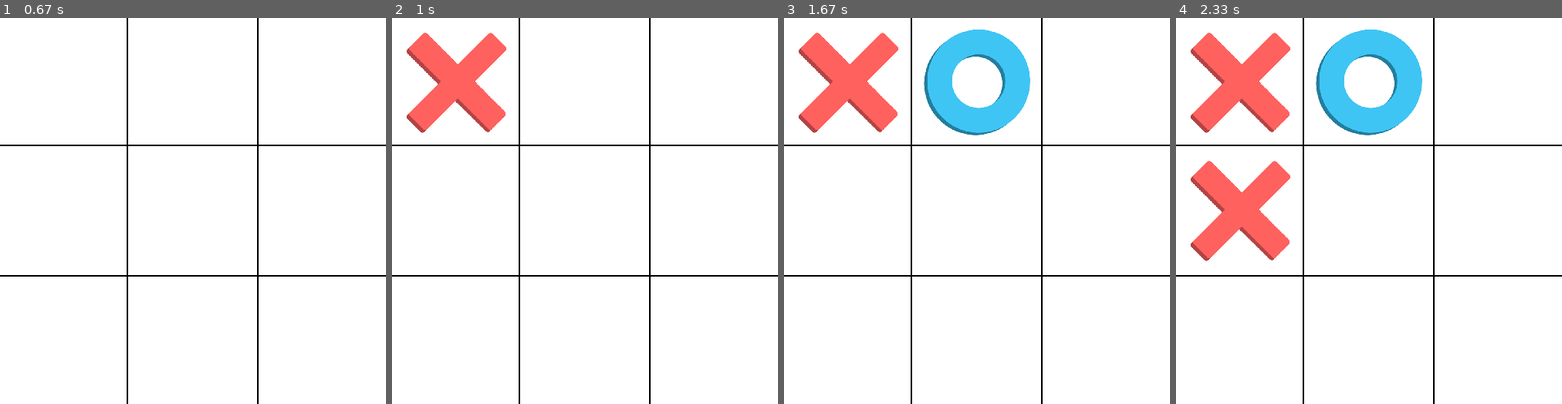
Above: before the commit, frames 1-4 (left to right).
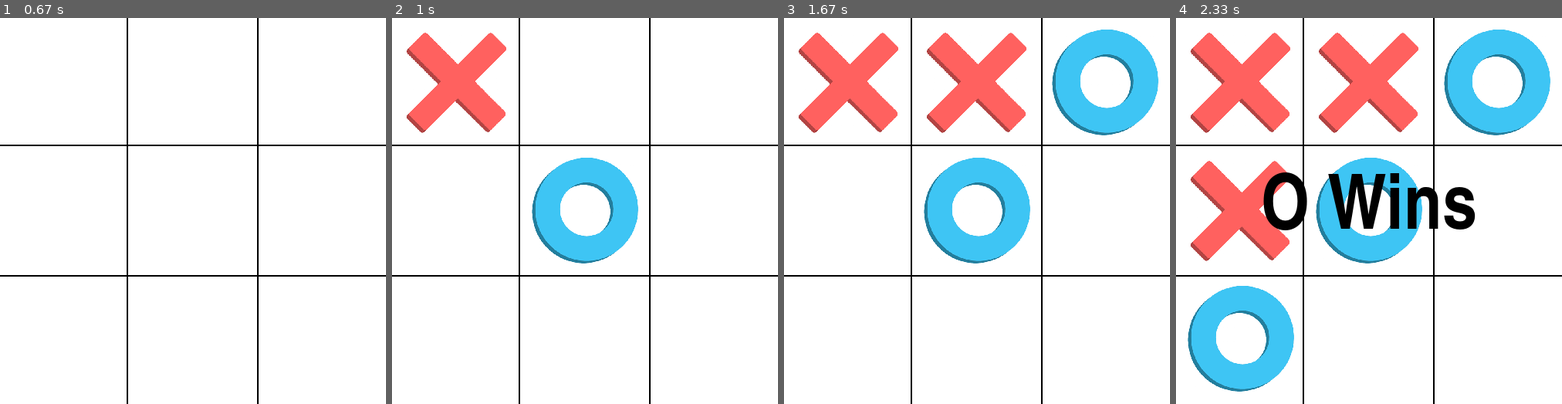
Above: after the commit, the same moments.

Repository: vyper0016/tic-tac-toe-pygame
Game: pygame game, started from tic.py
The game is run twice, just before and just after one commit, with the same random seed, the same clock (stepped at 60 frames per second) and the same inputs.
Inputs (mouse positions are in pixels of both pictures, inside the frame that each line leads up to):
- Up to frame 1 (0.67 s): click "P1 vs AI" at 0.38 s
- Up to frame 2 (1 s): click (457, 83) at 0.72 s
- Up to frame 3 (1.67 s): click (977, 83) at 1.15 s; move the mouse to (884, 214) at 1.43 s
- Up to frame 4 (2.33 s): click (1276, 214) at 1.7 s

Frame 1 is identical in both runs. In frame 2, 4.5% of the frame differs, in the area x 36-64%, y 36-64%; in frame 3, 15%; in frame 4, 22%, in the area x 3-97%, y 3-97%.

Commit message:
Add files via upload
ai finally works(still slow)

Diff:
--- a/tic.py
+++ b/tic.py
@@ -3,6 +3,7 @@
 import sys
 import random
 from math import inf
+import numpy as np
 pygame.font.init()
 
 
@@ -59,7 +60,7 @@
 
 
 class Board():
-    def __init__(self, a=[[-1, -1, -1], [-1, -1, -1], [-1, -1, -1]]):
+    def __init__(self, a=np.array([[-1, -1, -1], [-1, -1, -1], [-1, -1, -1]])):
         self.array = a  # 0: O, 1: X, -1: Empty
 
     def count_empty(self):
@@ -71,7 +72,7 @@
         return s
 
     def game_over(self):
-        return self.count_empty == 0 or self.check_win() != -1
+        return self.count_empty() == 0 or self.check_win() != -1
 
     def empty_cases(self):
         em = []
@@ -84,10 +85,18 @@
 
     def make_move(self, coordinates: tuple, turn: int):  # turn: 0/1
         if self.array[coordinates[0]][coordinates[1]] == -1:
-            self.array[coordinates[0]][coordinates[1]] = turn
-            return self
+            new_array = np.copy(self.array)
+            new_array[coordinates[0]][coordinates[1]] = turn
+            return new_array
         else:
+            print(self.array, '   ', coordinates)
             raise IndexError('Case already full')
+
+    def child_boards(self, turn):
+        children = []
+        for i in self.empty_cases():
+            children.append(Board(a=self.make_move(i, turn)))
+        return children
 
     def check_win(self):    # Returns -1: No winner/ 0: O wins/ 1: X wins
 
@@ -107,6 +116,19 @@
             return self.array[0][2]
 
         return -1
+
+    def __repr__(self):
+        for r in self.array:
+            s = ''
+            for c in r:
+                if c == 1:
+                    s+='X\t'
+                elif c == 0:
+                    s+='O\t'
+                else:
+                    s+=' \t'
+            print(s)
+        return ''
 
 
 class GameBoard(Board):
@@ -144,37 +166,53 @@
         self.turn = turn
 
     def play(self, board):
-        pass
-
-    def minimax(self, state: Board, maximizingPlayer):
+        virtual_board = Board(a=board.array)
+
+        return change_boards(self.minimax(virtual_board, 0, True), board)
+
+    def minimax(self, state: Board, depth, maximizingPlayer):
+
         if state.game_over():
-            return static_evaluation(state)
+            return static_evaluation(state, self.turn)
 
         if maximizingPlayer:
             maxEval = -inf
-            for child in state.empty_cases():
-                new_state = state.make_move(child, self.turn)
-                eval = self.minimax(new_state, False)
-                maxEval = max(maxEval, eval)
+
+            for child in state.child_boards(self.turn):
+                eval = self.minimax(child, depth+1, False)
+                if eval > maxEval:
+                    maxEval = eval
+                    bestMove = child
+            if depth == 0:
+                return bestMove
             return maxEval
+
         else:
             minEval = inf
-            for child in state.empty_cases():
-                new_state = state.make_move(child, 1-self.turn)
-                eval = self.minimax(new_state, True)
+
+            for child in state.child_boards(1-self.turn):
+                eval = self.minimax(child, depth+1, True)
                 minEval = min(minEval, eval)
             return minEval
 
 
-def static_evaluation(board: Board):
+def change_boards(b1: Board, b2: Board):
+    for row, r in enumerate(b1.array):
+        for col, c in enumerate(b1.array):
+            if b1.array[row][col] != b2.array[row][col]:
+                return (row, col)
+    raise ValueError('No change found')
+
+
+def static_evaluation(board: Board, turn):
     if not board.game_over():
         raise ValueError('Game not over')
 
-    if board.check_win() == 0:
+    if board.check_win() == 1 - turn:
         a = -1
     elif board.check_win() == -1:
         return 0
-    elif board.check_win() == 1:
+    elif board.check_win() == turn:
         a = 1
 
     return a*(board.count_empty() + 1)
@@ -234,10 +272,12 @@
     global p2, ai_p, random_p
     pygame.display.set_caption('boobs')
 
+    turn = random.randint(0, 1)
+
     if random_p:
         player = RandomPlayer()
     elif ai_p:
-        player = AiPlayer()
+        player = AiPlayer(1 - turn)
 
 
     clock = pygame.time.Clock()
@@ -246,7 +286,6 @@
 
     board = GameBoard()
 
-    turn = random.randint(0, 1)
     click = False
 
     draw_turn(turn)
@@ -330,7 +369,7 @@
 
 def ai_player():
     global ai_p
-    ai_p = False
+    ai_p = True
     main()
 
 def p2_player():
